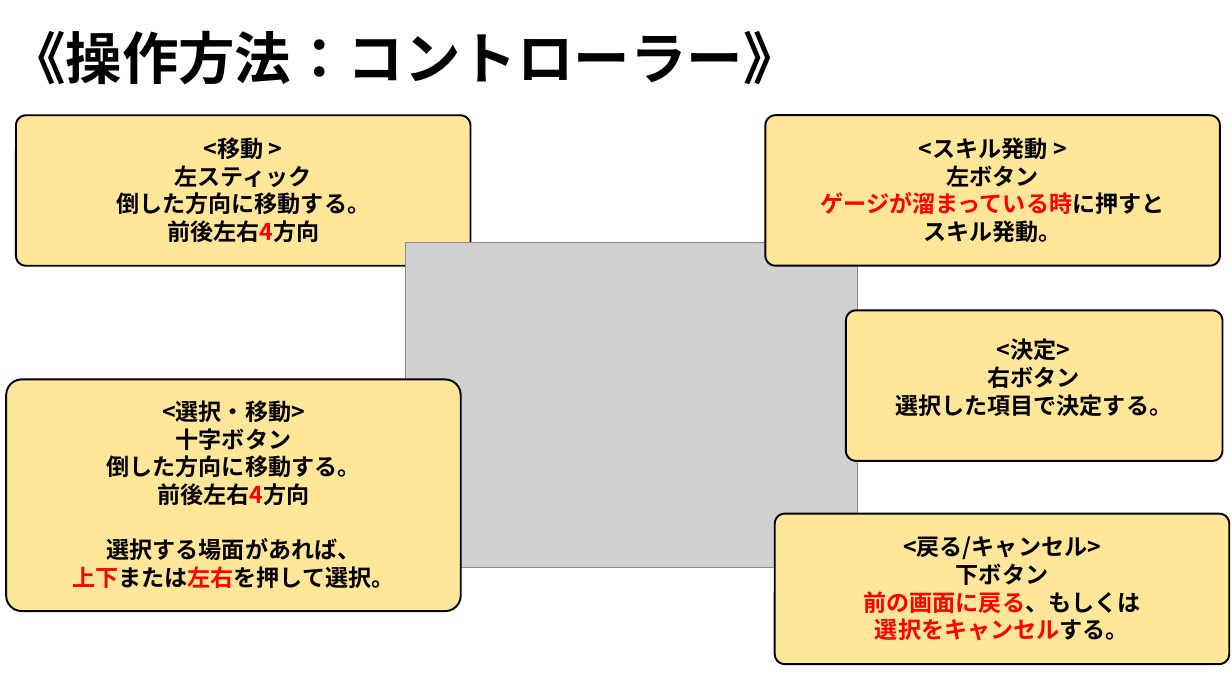
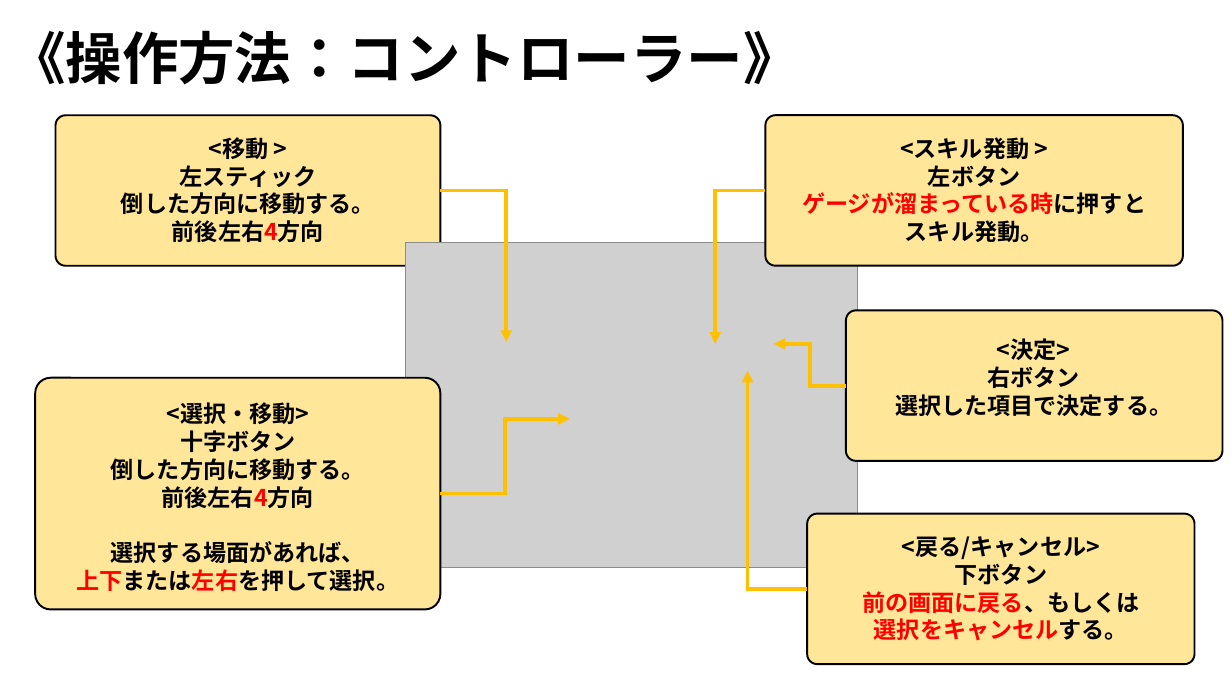
Before and after one commit to ARITA-MEIGEN/C-Team001, a slide deck: slide 26 of data/GS3_チーム2_仕様書.pptx. Drawn at 1232x693 pixels with LibreOffice and Linux fonts; fonts in the diff are those of the drawing; grey boxes stand for pictures; background and template pictures are left out. Boxes give left, top, right and bottom in pixels: in the first picture for what was removed or moved away, otherwise in the second. Text is boxed around its words. In the diff, an @@ line names an element or a change of style, - is before the commit and + after.

```diff
--- a/data/GS3_チーム2_仕様書.pptx
+++ b/data/GS3_チーム2_仕様書.pptx
@@ rounded rectangle: place and size @@
-rounded rectangle at box(16, 116, 470, 266)
+rounded rectangle at box(55, 116, 441, 266)
@@ rounded rectangle: place and size @@
-rounded rectangle at box(765, 116, 1220, 266)
+rounded rectangle at box(765, 116, 1183, 266)
@@ text "<移動 >": place and size @@
-text "<移動 >" at box(116, 137, 370, 242)
+text "<移動 >" at box(121, 137, 375, 242)
@@ text "<スキル発動 >": place and size @@
-text "<スキル発動 >" at box(821, 137, 1165, 242)
+text "<スキル発動 >" at box(802, 137, 1146, 242)
@@ elbow arrow added from (441, 190) to (506, 342), #FFC000 3 pt @@
@@ elbow arrow added from (765, 190) to (715, 344), #FFC000 3 pt @@
@@ elbow arrow added from (846, 385) to (774, 344), #FFC000 3 pt @@
@@ rounded rectangle: place and size @@
-rounded rectangle at box(6, 380, 461, 612)
+rounded rectangle at box(35, 378, 441, 610)
@@ elbow arrow added from (808, 589) to (748, 371), #FFC000 3 pt @@
@@ text "<選択・移動>": place and size @@
-text "<選択・移動>" at box(72, 400, 395, 588)
+text "<選択・移動>" at box(76, 402, 399, 591)
@@ elbow arrow added from (441, 494) to (570, 419), #FFC000 3 pt @@
@@ rounded rectangle: place and size @@
-rounded rectangle at box(775, 514, 1229, 665)
+rounded rectangle at box(808, 514, 1195, 665)
```
Also in this commit, not shown: 14 other slides changed.
